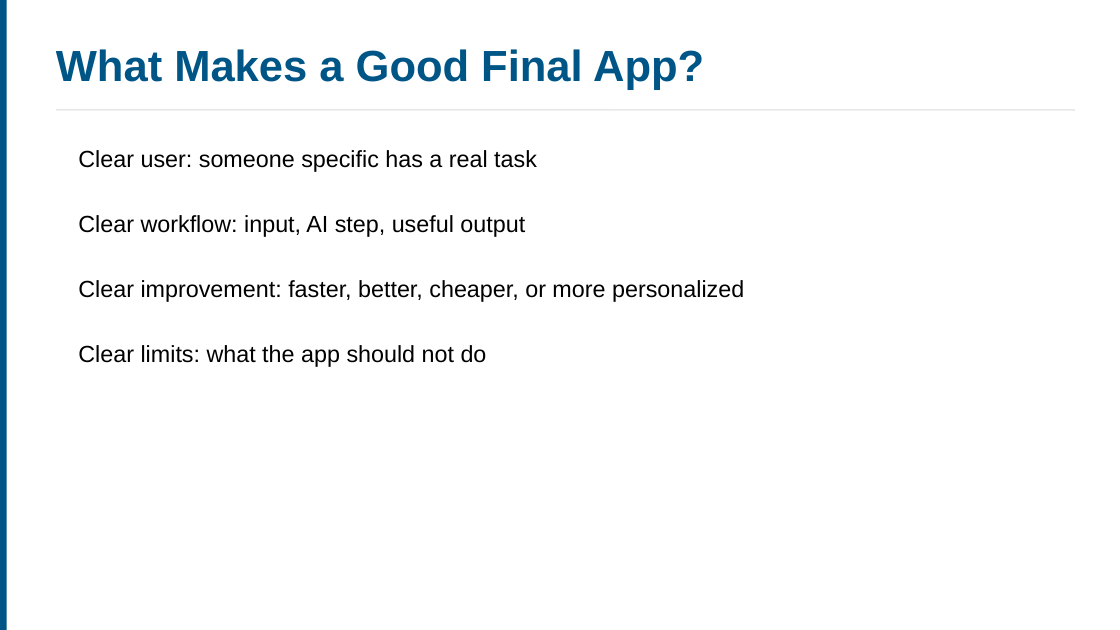
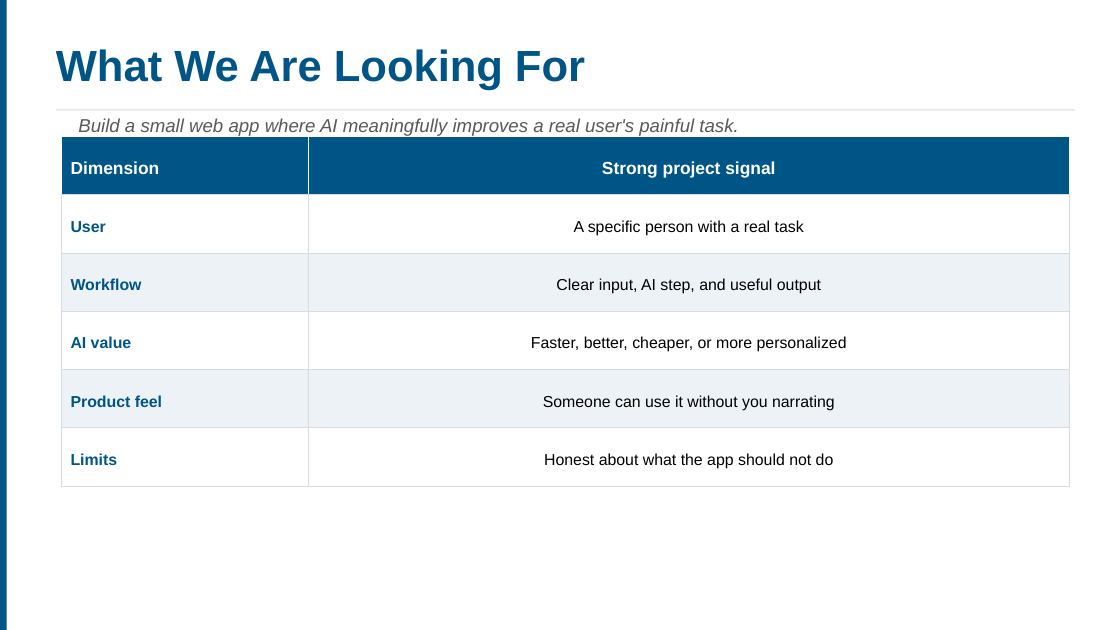
Before and after one commit to ucla-anderson-SSAI/SSAI, a slide deck: slide 15 of Slides/Week 8/Week8.pptx (slide 43 before the commit). Drawn at 1120x630 pixels with LibreOffice and Linux fonts; fonts in the diff are those of the drawing. Boxes give left, top, right and bottom in pixels: in the first picture for what was removed or moved away, otherwise in the second. Text is boxed around its words. In the diff, an @@ line names an element or a change of style, - is before the commit and + after.

```diff
--- a/Slides/Week 8/Week8.pptx
+++ b/Slides/Week 8/Week8.pptx
@@ text at <box>56,49,585,90</box>: text changed @@
-What Makes a Good Final App?
+What We Are Looking For
@@ text added at <box>78,118,738,136</box>, 12 pt, text #595959, italic @@
+Build a small web app where AI meaningfully improves a real user's painful task.
@@ rectangle added at <box>62,137,308,195</box>, fill #005587, outline #FFFFFF 0.5 pt @@
@@ rectangle added at <box>308,137,1070,195</box>, fill #005587, outline #FFFFFF 0.5 pt @@
@@ text added at <box>71,161,160,174</box>, 11.2 pt, text #FFFFFF, bold @@
+Dimension
@@ text removed at <box>78,150,537,172</box> @@
-Clear user: someone specific has a real task
@@ text added at <box>602,161,775,178</box>, 11.2 pt, text #FFFFFF, bold @@
+Strong project signal
@@ rectangle added at <box>62,195,308,253</box>, fill #FFFFFF, outline #D6DCE2 0.5 pt @@
@@ rectangle added at <box>308,195,1070,253</box>, fill #FFFFFF, outline #D6DCE2 0.5 pt @@
@@ text added at <box>71,221,106,232</box>, 10.2 pt, text #005587, bold @@
+User
@@ text added at <box>574,220,804,236</box>, 10.2 pt, text #000000 @@
+A specific person with a real task
@@ rectangle added at <box>62,253,308,311</box>, fill #EDF2F7, outline #D6DCE2 0.5 pt @@
@@ rectangle added at <box>308,253,1070,311</box>, fill #EDF2F7, outline #D6DCE2 0.5 pt @@
@@ text added at <box>71,278,142,290</box>, 10.2 pt, text #005587, bold @@
+Workflow
@@ text at <box>556,278,821,294</box>: text changed; size 15 to 10.2 pt @@
-Clear workflow: input, AI step, useful output
+Clear input, AI step, and useful output
@@ rectangle added at <box>62,311,308,370</box>, fill #FFFFFF, outline #D6DCE2 0.5 pt @@
@@ rectangle added at <box>308,311,1070,370</box>, fill #FFFFFF, outline #D6DCE2 0.5 pt @@
@@ text added at <box>71,336,132,348</box>, 10.2 pt, text #005587, bold @@
+AI value
@@ text at <box>531,336,847,352</box>: text changed; size 15 to 10.2 pt @@
-Clear improvement: faster, better, cheaper, or more personalized
+Faster, better, cheaper, or more personalized
@@ rectangle added at <box>62,370,308,428</box>, fill #EDF2F7, outline #D6DCE2 0.5 pt @@
@@ rectangle added at <box>308,370,1070,428</box>, fill #EDF2F7, outline #D6DCE2 0.5 pt @@
@@ text added at <box>71,395,162,407</box>, 10.2 pt, text #005587, bold @@
+Product feel
@@ text added at <box>543,395,835,411</box>, 10.2 pt, text #000000 @@
+Someone can use it without you narrating
@@ rectangle added at <box>62,428,308,486</box>, fill #FFFFFF, outline #D6DCE2 0.5 pt @@
@@ rectangle added at <box>308,428,1070,486</box>, fill #FFFFFF, outline #D6DCE2 0.5 pt @@
@@ text added at <box>71,453,118,465</box>, 10.2 pt, text #005587, bold @@
+Limits
@@ text at <box>544,453,834,469</box>: text changed; size 15 to 10.2 pt @@
-Clear limits: what the app should not do
+Honest about what the app should not do
```
Also in this commit, not shown: 7 other slides changed, 12 slides added, 35 slides removed, 8 other files.
